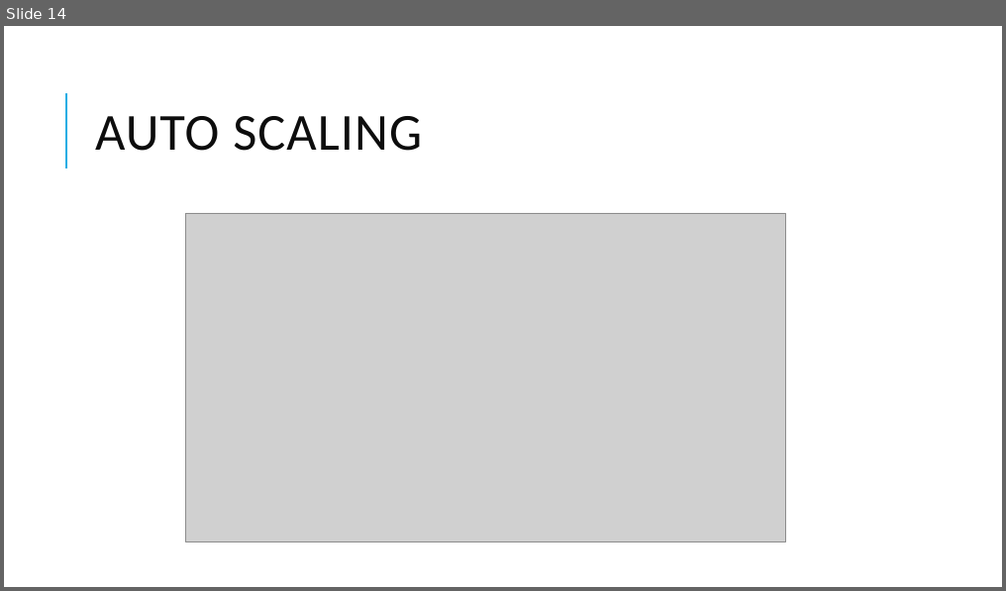
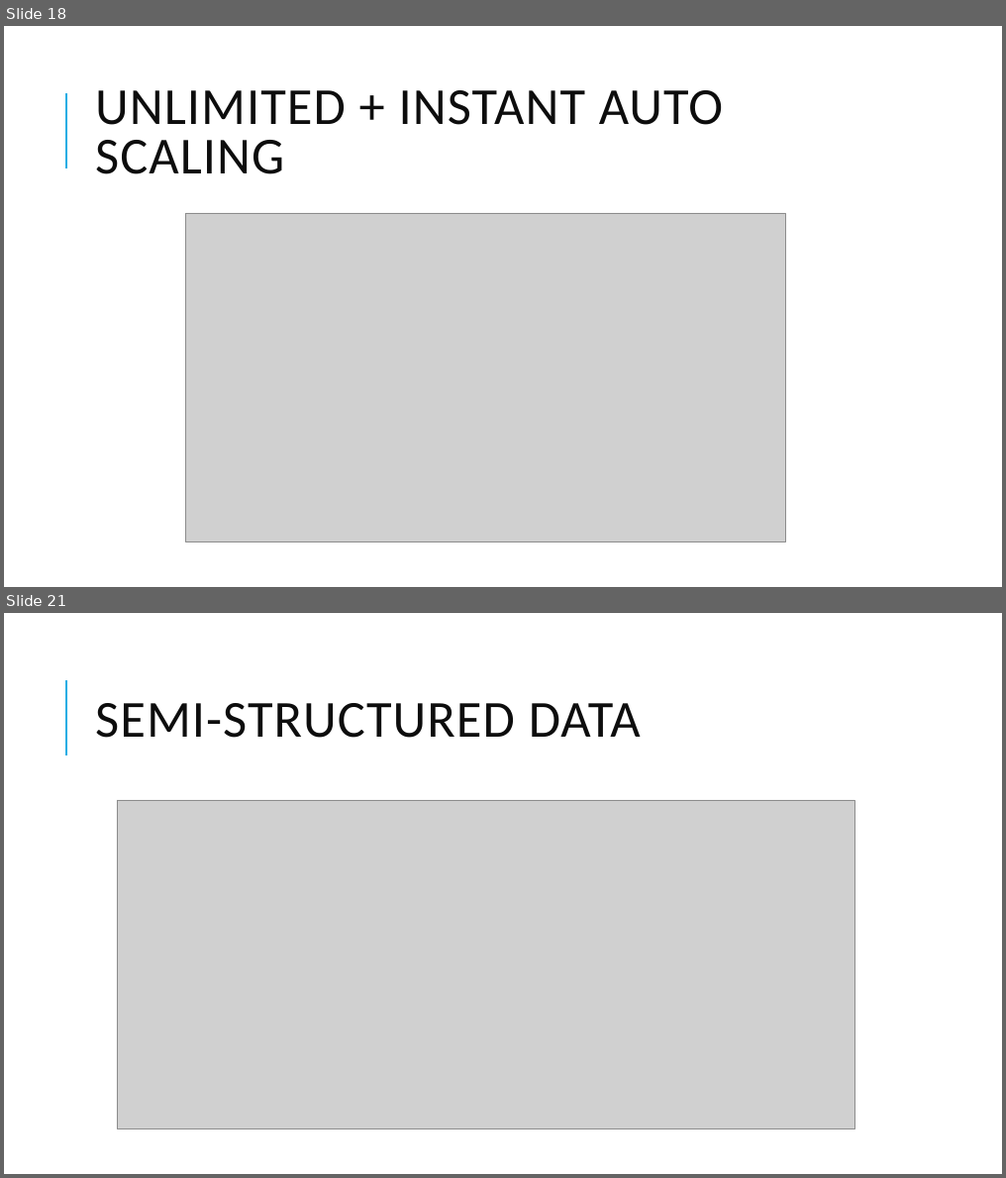
Before and after one commit to dinesarun/common, a slide deck: sessions/ChennaiAzureUserGroup/Snowflake_DW/Snowflake data warehouse.pptx. Shown one above the other, each under a label of ours: slide 14 before the commit, slides 18 and 21 after it; the slides between them are not shown. The pictures are 1006x591 and 1006x1178 pixels, drawn with LibreOffice and Linux fonts; fonts in the diff are those of the drawing; grey boxes stand for pictures. Boxes give left, top, right and bottom in pixels: in the first picture for what was removed or moved away, otherwise in the second. Text is boxed around its words. In the diff, an @@ line names an element or a change of style, - is before the commit and + after.

```diff
--- a/sessions/ChennaiAzureUserGroup/Snowflake_DW/Snowflake data warehouse.pptx
+++ b/sessions/ChennaiAzureUserGroup/Snowflake_DW/Snowflake data warehouse.pptx
@@ slide 21 added at (4,613,1002,1174), background #FFFFFF; not listed: 1 template element that a slide beside it also shows @@
@@ title added at (95,703,641,738), 50 pt, text #0D0D0D @@
+SEMI-STRUCTURED DATA
@@ picture added at (117,800,855,1130) @@
@@ what was slide 14 is now slide 18 @@
@@ slide 18 changed as well @@
@@ title at (95,90,723,174): text changed @@
-AUTO SCALING
+UNLIMITED + INSTANT AUTO SCALING
```
Also in this commit, not shown: 8 other slides changed, 9 other slides added, 2 slides removed.
